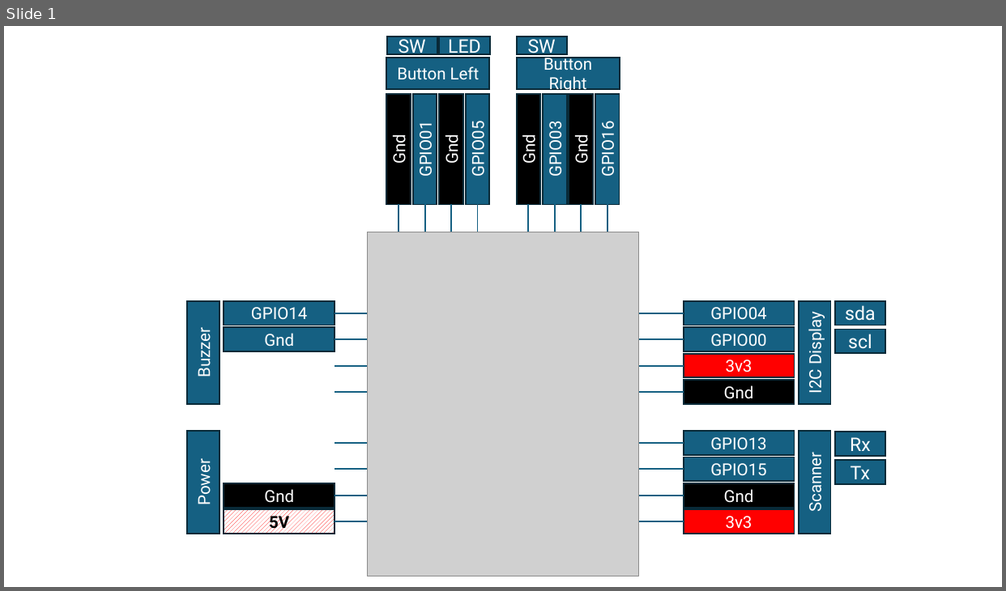
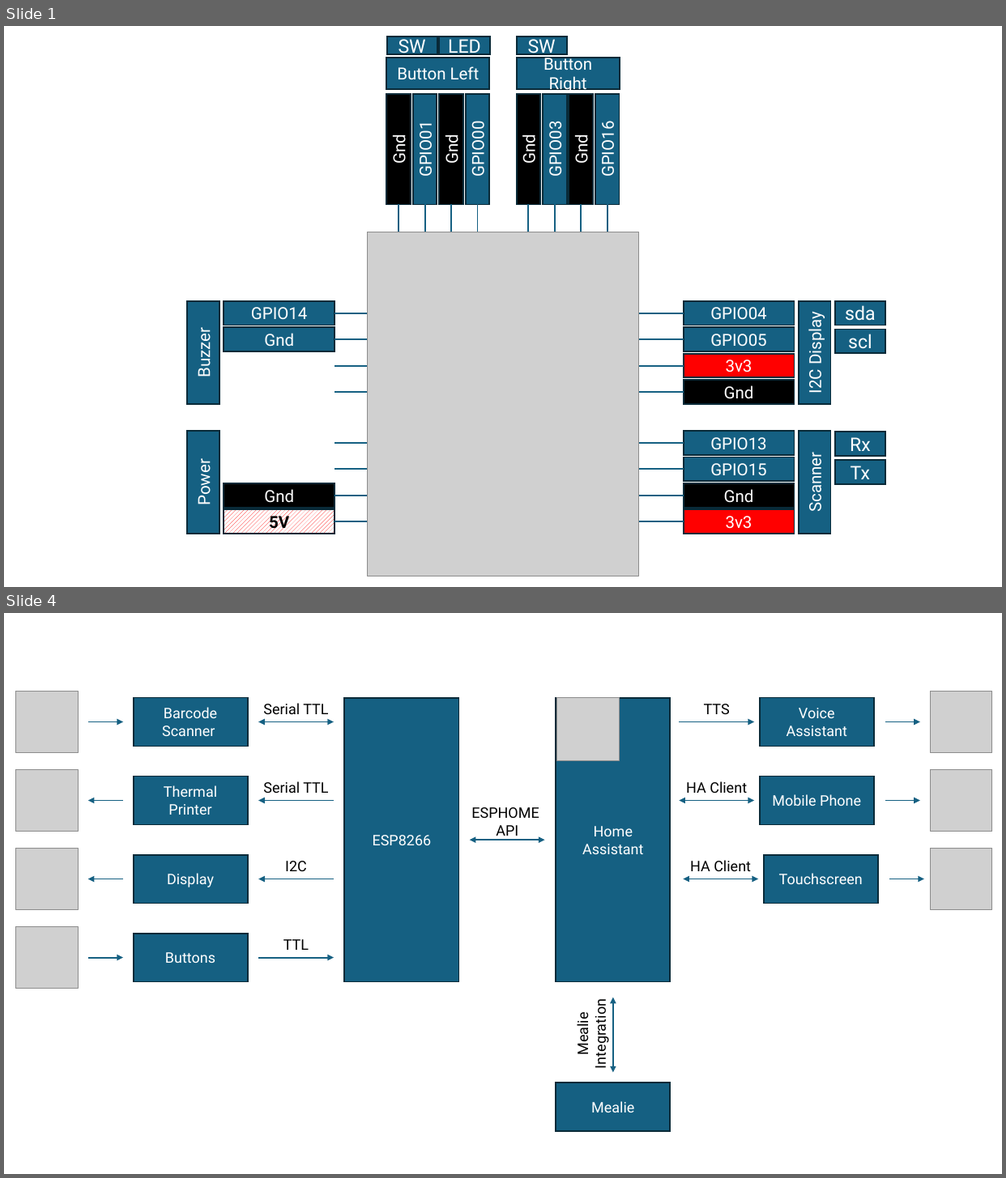
Before and after one commit to fvhemert/ESPHOME-BarcodeScanner, a slide deck: hardware/ESP board.pptx. Shown one above the other, each under a label of ours: slide 1 before the commit, slides 1 and 4 after it; the slides between them are not shown. The pictures are 1006x591 and 1006x1178 pixels, drawn with LibreOffice and Linux fonts; fonts in the diff are those of the drawing; grey boxes stand for pictures. Boxes give left, top, right and bottom in pixels: in the first picture for what was removed or moved away, otherwise in the second. Text is boxed around its words. In the diff, an @@ line names an element or a change of style, - is before the commit and + after.

```diff
--- a/hardware/ESP board.pptx
+++ b/hardware/ESP board.pptx
@@ slide 4 added at [4, 613, 1002, 1174], background #FFFFFF @@
@@ group added at [16, 691, 993, 1131]: 11 arrows, 10 rectangles, 9 texts, 8 pictures, 5 double arrows @@
+ESP8266
+Buttons
+TTL
+Home Assistant
+ESPHOME
+API
+Barcode Scanner
+Serial TTL
+Voice Assistant
+TTS
+Thermal Printer
+Serial TTL
+Mobile Phone
+HA Client
+Display
+I2C
+Touchscreen
+HA Client
+Mealie
+Integration
+Mealie
@@ slide 1 changed as well @@
@@ text in rectangle at [467, 126, 488, 176]: text changed @@
-GPIO05
+GPIO00
@@ text in rectangle at [710, 334, 767, 347]: text changed @@
-GPIO00
+GPIO05
```
Also in this commit, not shown: 2 other slides added, 44 other files.
